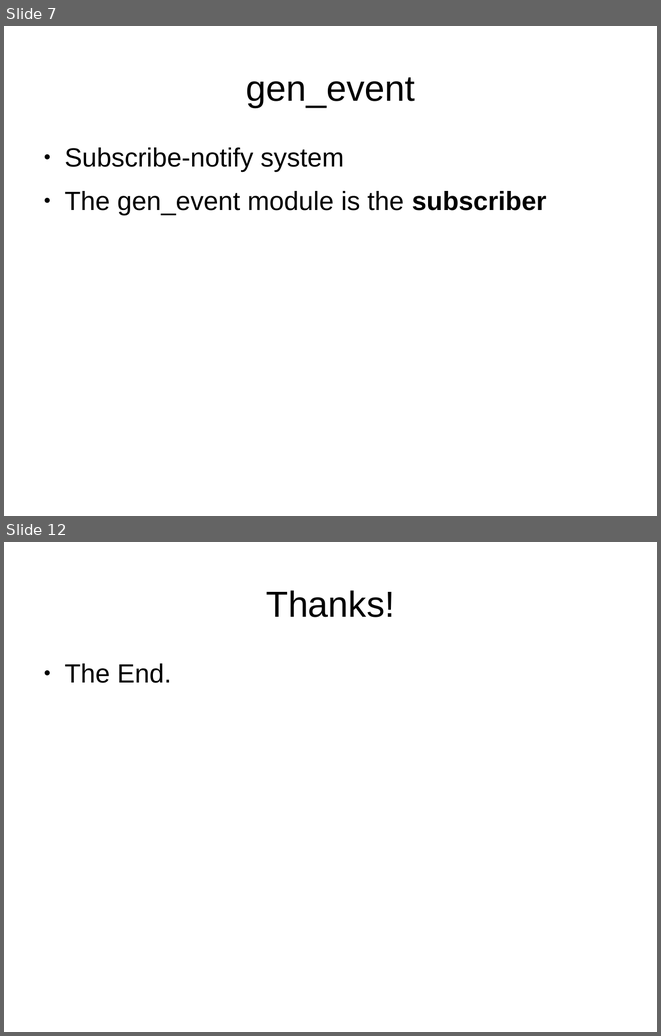
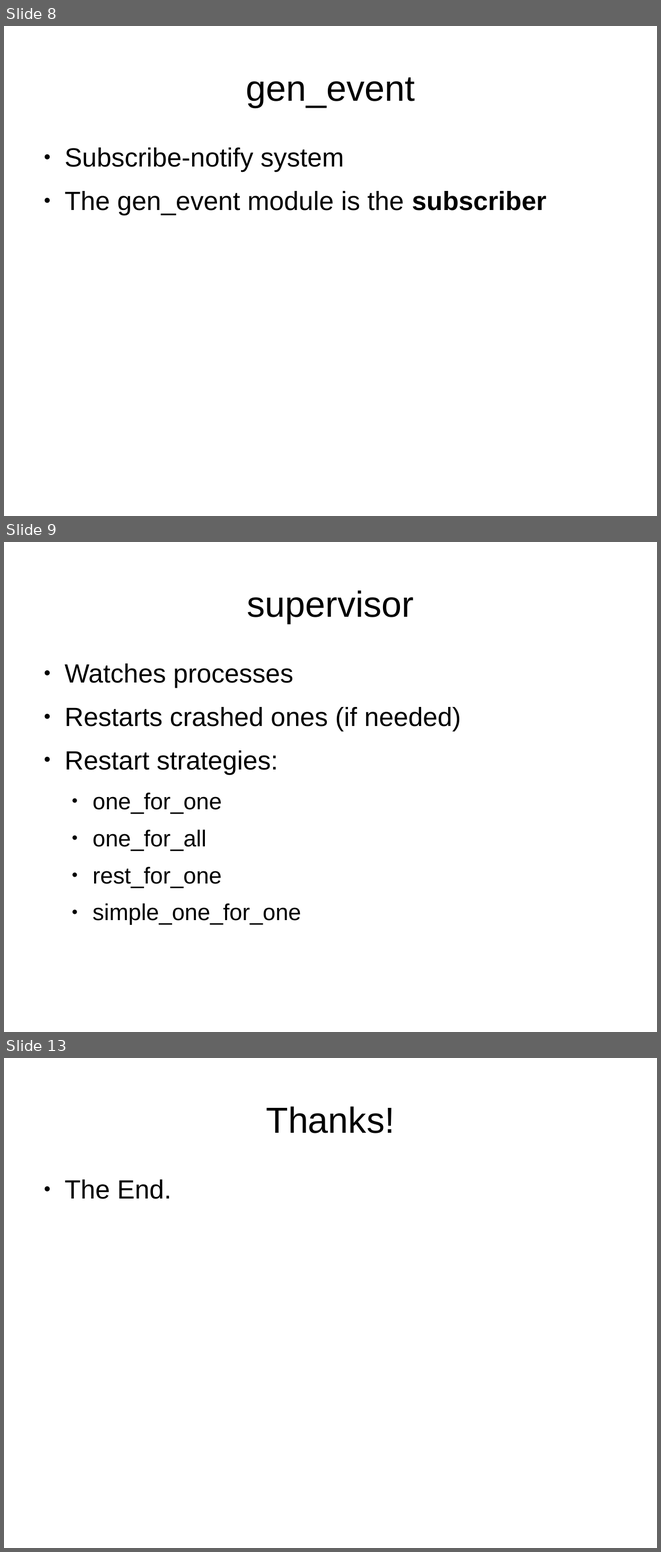
Before and after one commit to bernardd/OTPworkshop, a slide deck: Slides.odp. Shown one above the other, each under a label of ours: slides 7 and 12 before the commit, slides 8, 9 and 13 after it; the slides between them are not shown. The pictures are 661x1036 and 661x1552 pixels, drawn with LibreOffice and Linux fonts; fonts in the diff are those of the drawing. Boxes give left, top, right and bottom in pixels: in the first picture for what was removed or moved away, otherwise in the second. Text is boxed around its words. In the diff, an @@ line names an element or a change of style, - is before the commit and + after.

```diff
--- a/Slides.odp
+++ b/Slides.odp
@@ slide 9 added at (x1=4, y1=542, x2=657, y2=1032), background #FFFFFF @@
@@ title added at (x1=247, y1=590, x2=414, y2=623), 44 pt, text #000000 @@
+supervisor
@@ text added at (x1=64, y1=663, x2=461, y2=925), 32 pt, text #000000 @@
+● Watches processes
+● Restarts crashed ones (if needed)
+● Restart strategies:
+  ● one_for_one
+  ● one_for_all
+  ● rest_for_one
+  ● simple_one_for_one
@@ what was slide 7 is now slide 8 @@
@@ what was slide 12 is now slide 13 @@
```
Also in this commit, not shown: 2 slides changed, 3 other slides added, 3 slides removed.
